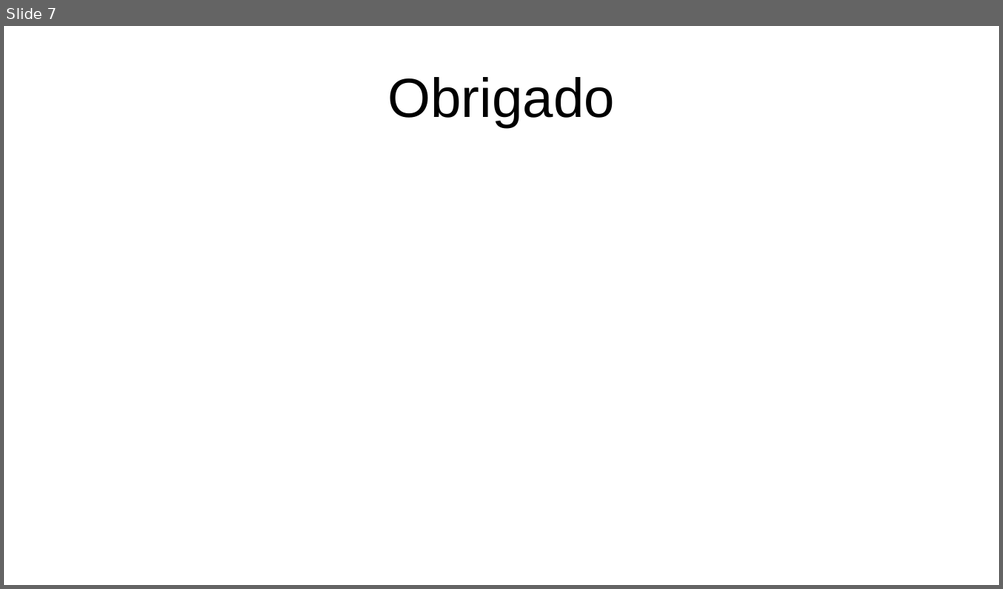
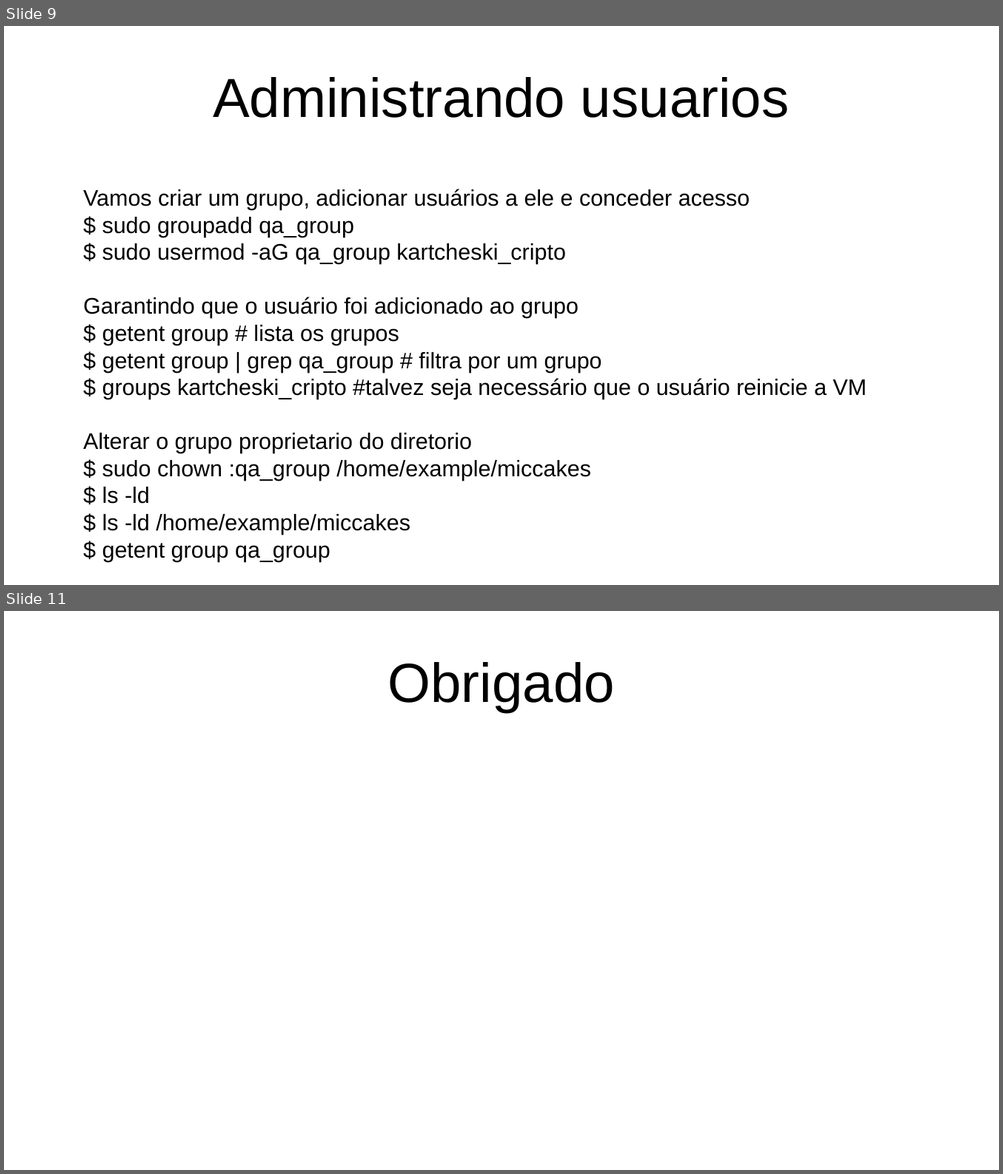
Before and after one commit to RodrigoKartcheski/docker, a slide deck: docker_operator/git bare.odp. Shown one above the other, each under a label of ours: slide 7 before the commit, slides 9 and 11 after it; the slides between them are not shown. The pictures are 1003x589 and 1003x1174 pixels, drawn with LibreOffice and Linux fonts; fonts in the diff are those of the drawing. Boxes give left, top, right and bottom in pixels: in the first picture for what was removed or moved away, otherwise in the second. Text is boxed around its words. In the diff, an @@ line names an element or a change of style, - is before the commit and + after.

```diff
--- a/docker_operator/git bare.odp
+++ b/docker_operator/git bare.odp
@@ slide 9 added at (x1=4, y1=26, x2=999, y2=585), background #FFFFFF @@
@@ title added at (x1=213, y1=77, x2=789, y2=118), 44 pt, text #000000 @@
+Administrando usuarios
@@ text added at (x1=83, y1=189, x2=867, y2=562), 18 pt, text #000000 @@
+Vamos criar um grupo, adicionar usuários a ele e conceder acesso
+$ sudo groupadd qa_group
+$ sudo usermod -aG qa_group kartcheski_cripto
+Garantindo que o usuário foi adicionado ao grupo
+$ getent group # lista os grupos
+$ getent group | grep qa_group # filtra por um grupo
+$ groups kartcheski_cripto #talvez seja necessário que o usuário reinicie a VM
+Alterar o grupo proprietario do diretorio
+$ sudo chown :qa_group /home/example/miccakes
+$ ls -ld
+$ ls -ld /home/example/miccakes
+$ getent group qa_group
@@ what was slide 7 is now slide 11 @@
```
Also in this commit, not shown: 3 other slides added.
